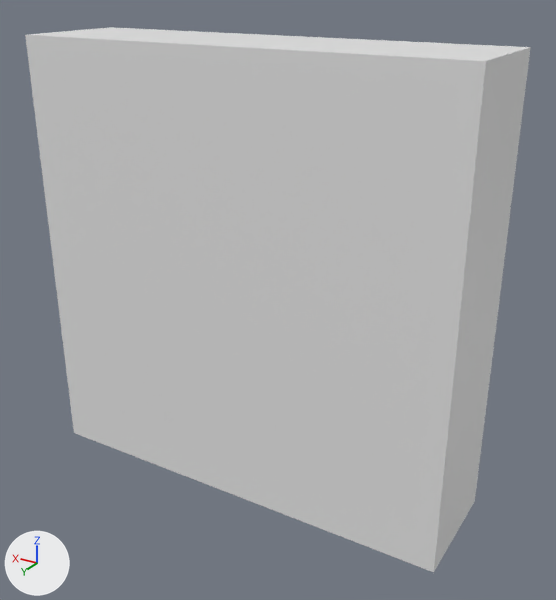
The Blender file models/adder.blend, before and after one commit.
One viewpoint serves both versions: a 50 mm lens placed at (-0.644, 1.111, 0.472), pointed at (-0.054, 0.127, -0.02). The lights are fixed; the arrows at lower left show +X, +Y and +Z. The picture after the commit comes second.
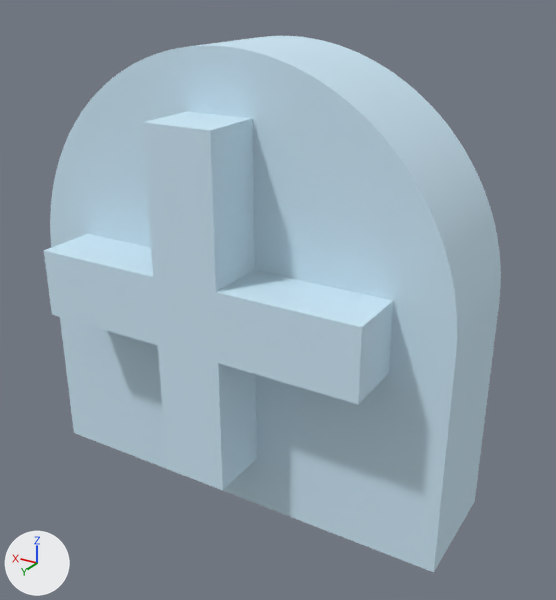
Commit message: Continue adder work

Location of each change, [x1, y1, x2, y2] in pixels of the pictures (556 x 600 px):
'Cube', reshaped, moved, rescaled (10% narrower): before [25, 27, 531, 572]; after [44, 36, 501, 572]

The change in detail:
Material '0.615686_0.811765_0.929412_0.000000_0.001' (mat_0_615686_0_811765_0_929412_0_000000_0_001) is new.
Its base color is (0.616, 0.812, 0.929) (blue #cee9f7).
Its roughness is 1.0.
me_cube is used by ob_cube; location (0.0, 0.1, 0.0); scale (0.375, 0.1, 0.375).
me_cube had 8 vertices, 6 faces and spanned x -1.0..1.0, y -1.0..1.0, z -1.0..1.0.
me_cube no longer uses material mat_material (white #e7e7e7).
me_cube now has 444 vertices, 408 faces and spans x -0.38..0.38, y 0.0..0.3, z -0.38..0.38.
me_cube part 1: 8 vertices removed from x -1.0..1.0, y -1.0..1.0, z -1.0..1.0; 444 vertices added at x -0.38..0.38, y 0.0..0.3, z -0.38..0.38.
me_cube gains material mat_0_615686_0_811765_0_929412_0_000000_0_001 (blue #cee9f7).
Object 'Cube' (ob_cube) is rescaled from (0.375, 0.1, 0.375) to (1.0, 1.0, 1.0).
Object 'Cube' (ob_cube) moves from (0.0, 0.1, 0.0) to (0.0, 0.0, 0.0).
